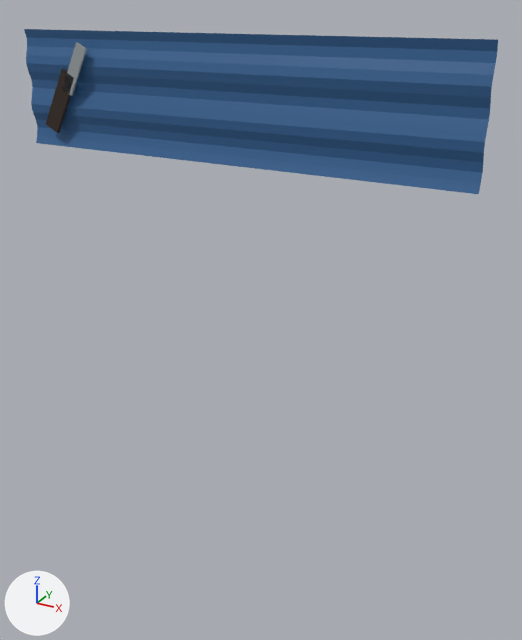
One commit to the glTF model assets/models/nha_rap/bang/bang_hot_toc_binh_dan_32.glb: the scene before it, then after it.
Both versions are drawn from a 50 mm lens placed at (3.79, -3.63, 3.42), pointed at (1.86, -0.11, 1.67). The lights are fixed; the arrows at lower left show +X, +Y and +Z. The picture after the commit comes second. Vertices at exactly the same position are counted once.

In view in the first picture: 'bang_hot_toc_binh_dan_32'.
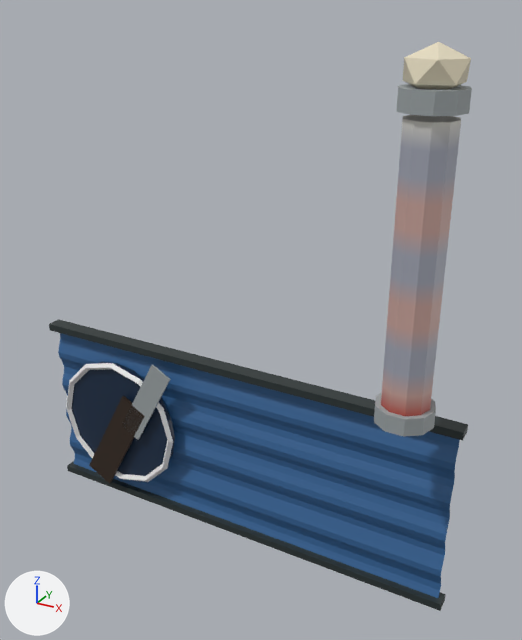
Pixel boxes [x1, y1, x2, y2] of what changed, in the pictures (522 x 640 px; the box of a moved part takes in the faces that stretch with it):
'bang_hot_toc_binh_dan_32', reshaped (11% narrower, 243% taller): before [24, 29, 498, 194]; after [49, 42, 472, 611]
part 1 of me_ton_001, added: after [49, 319, 468, 440]
part 2 of me_ton_001, added: after [67, 461, 446, 611]
part 3 of me_ton_001, added (blue): after [71, 362, 175, 476]
part 4 of me_ton_001, moved or reshaped: before [46, 69, 73, 133]; after [89, 396, 144, 484]
part 5 of me_ton_001, moved or reshaped: before [63, 42, 87, 96]; after [122, 364, 170, 440]
part 6 of me_ton_001, added: after [374, 393, 436, 437]
part 7 of me_ton_001, added: after [396, 84, 472, 116]
part 8 of me_ton_001, added: after [403, 42, 471, 89]
part 9 of me_ton_001, added: after [381, 115, 461, 416]
part 10 of me_ton_001, added (blue): after [58, 333, 460, 598]
part 11 of me_ton_001, added: after [66, 363, 173, 482]
part 12 of me_ton_001, deleted (blue): before [24, 29, 498, 194]

The change in detail:
me_ton_001 is used by ob_bang_hot_toc_binh_dan_32; location (0.0, 0.0, 0.0).
me_ton_001 had 46 vertices, 52 faces and spanned x 0.15..3.05, y -0.12..-0.05, z 2.57..3.27.
me_ton_001 now has 372 vertices, 732 faces and spans x 0.07..3.13, y -0.57..0.0, z -0.05..3.27.
me_ton_001 part 1: a new loose piece, a box spanning x 0.07..3.13, y -0.1..0.0, z 1.2..1.25, in mat_pho_mausac.
me_ton_001 part 2: a new loose piece, a box spanning x 0.07..3.13, y -0.1..0.0, z -0.05..0.0, in mat_pho_mausac.
me_ton_001 part 3: a new loose piece, a 20-sided cylinder along y spanning x 0.21..1.15, y -0.135..-0.085, z 0.13..1.07, in mat_pho_mausac.
me_ton_001 part 4: the loose piece of 8 vertices spanning x 0.29..0.57, y -0.12..-0.1, z 2.66..3.05 is scaled about its middle by (2.08, 1, 2.08), then moved by (0.25, -0.06, -2.39).
me_ton_001 part 5: the loose piece of 8 vertices spanning x 0.46..0.68, y -0.12..-0.11, z 2.89..3.21 is scaled about its middle by (2.08, 1, 2.08), then moved by (0.4, -0.06, -2.18).
me_ton_001 part 6: a new loose piece, a 10-sided cylinder along z spanning x 2.72..3.04, y -0.572..-0.268, z 1.43..1.53, in mat_pho_mausac.
me_ton_001 part 7: a new loose piece, a 10-sided cylinder along z spanning x 2.72..3.04, y -0.572..-0.268, z 2.99..3.09, in mat_pho_mausac.
me_ton_001 part 8: a new loose piece, an icosphere of 20 faces spanning x 2.74..3.02, y -0.56..-0.28, z 3.05..3.27, in mat_pho_mausac.
me_ton_001 part 9: a new loose piece of 130 vertices spanning x 2.75..3.01, y -0.54..-0.3, z 1.52..2.96, in mat_pho_mausac.
me_ton_001 part 10: a new loose piece of 54 vertices spanning x 0.1..3.1, y -0.07..-0.03, z 0.0..1.2, in mat_pho_mausac.
me_ton_001 part 11: a new loose piece of 48 vertices spanning x 0.19..1.17, y -0.17..-0.11, z 0.11..1.1, in mat_pho_mausac.
me_ton_001 part 12: the loose piece of 30 vertices spanning x 0.15..3.05, y -0.09..-0.05, z 2.57..3.27 is deleted.
Other edits to the shape of me_ton_001 do not show in these pictures.
